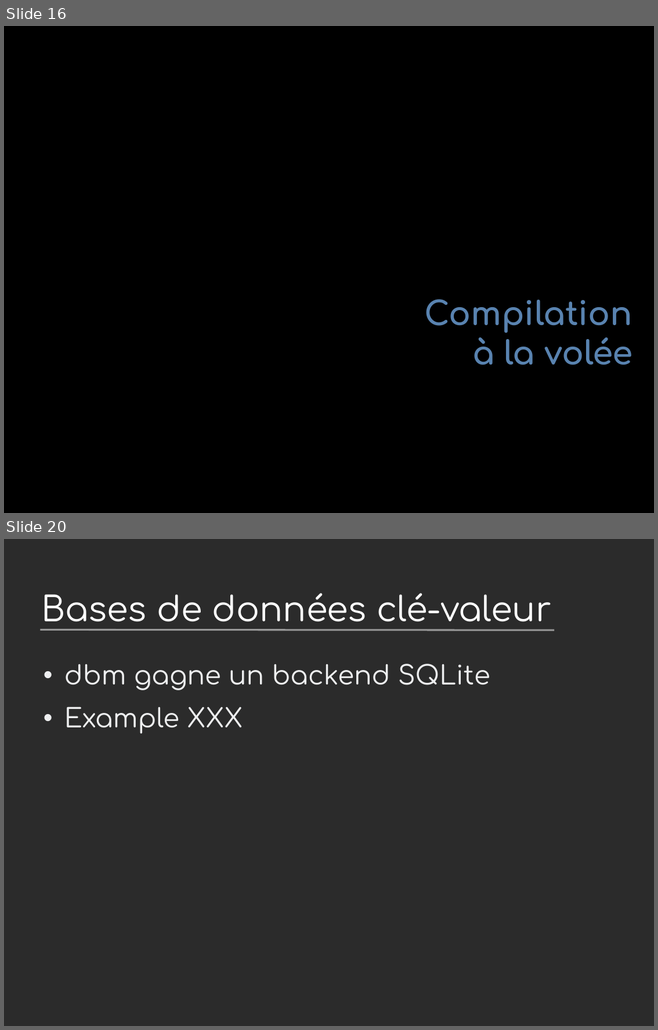
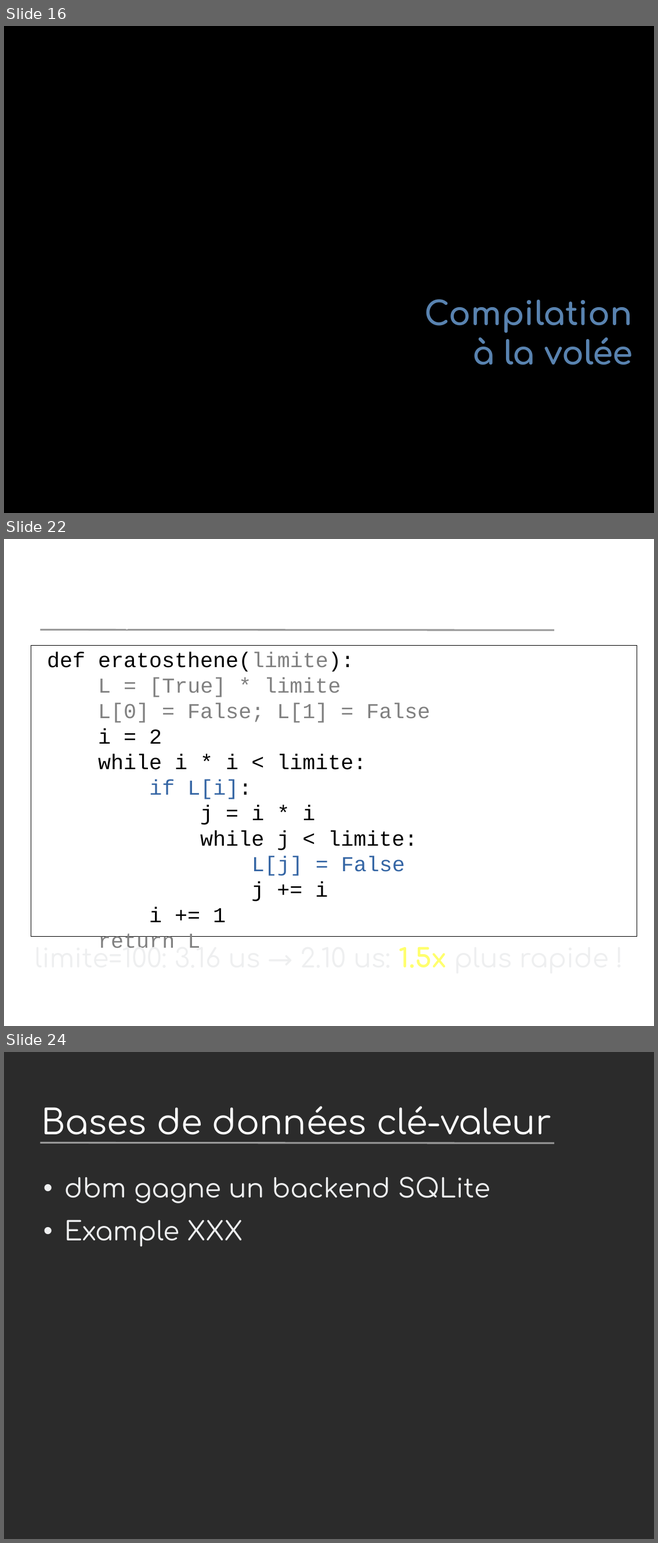
Before and after one commit to vstinner/talks, a slide deck: 2024-PyconFR/nouveautes_python3.13.odp. Shown one above the other, each under a label of ours: slides 16 and 20 before the commit, slides 16, 22 and 24 after it; the slides between them are not shown. The pictures are 658x1030 and 658x1543 pixels, drawn with LibreOffice and Linux fonts; fonts in the diff are those of the drawing; background and template pictures are left out; a plain dark background stands for a picture behind light text. Boxes give left, top, right and bottom in pixels: in the first picture for what was removed or moved away, otherwise in the second. Text is boxed around its words. In the diff, an @@ line names an element or a change of style, - is before the commit and + after.

```diff
--- a/2024-PyconFR/nouveautes_python3.13.odp
+++ b/2024-PyconFR/nouveautes_python3.13.odp
@@ slide 22 added at [4, 539, 654, 1026], background picture (left out); not listed: 1 template element that a slide beside it also shows @@
@@ title added at [41, 629, 438, 630], 42 pt, text #FFFFFF @@
+Compilation à la volée
@@ rectangle added at [31, 646, 637, 937], fill #FFFFFF, outline #000000 0 pt @@
@@ text added at [47, 652, 430, 922], 26 pt, text #000000 @@
+def eratosthene(limite):
+L = [True] * limite
+L[0] = False; L[1] = False
+i = 2
+while i * i < limite:
+if L[i]:
+j = i * i
+while j < limite:
+L[j] = False
+j += i
+i += 1
+return L
@@ text added at [35, 935, 608, 975], 32 pt, text #EEEFF0 @@
+limite=100: 3.16 us → 2.10 us: 1.5x plus rapide !
@@ what was slide 20 is now slide 24 @@
```
Also in this commit, not shown: 9 slides changed, 5 other slides added.
